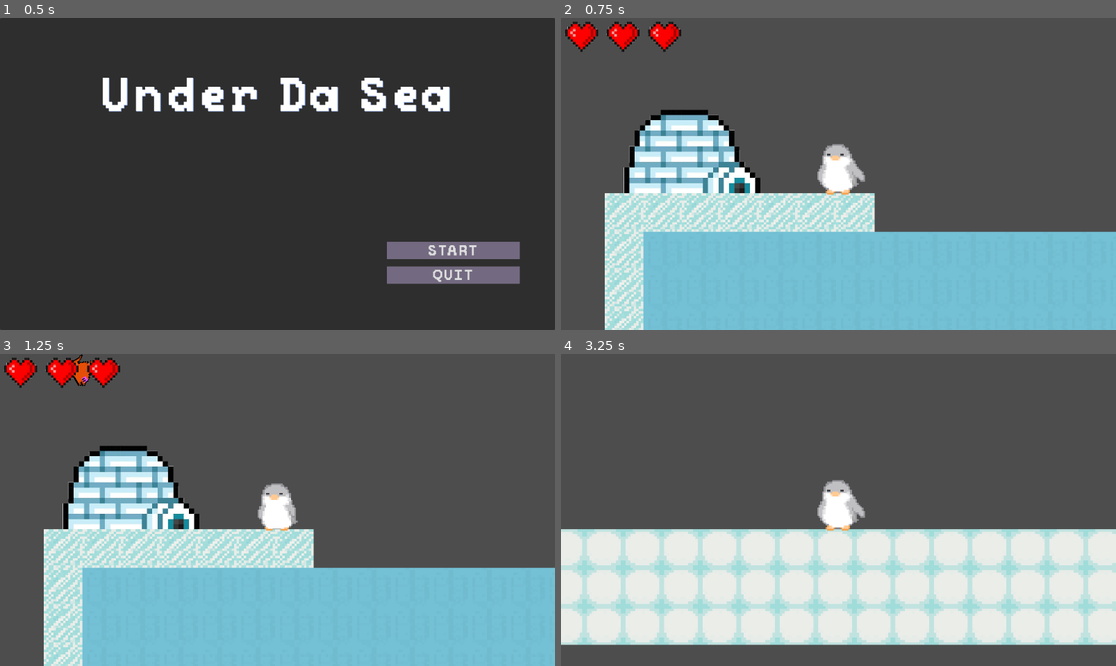
Above: before the commit, frames 1-4 (two rows, left to right).
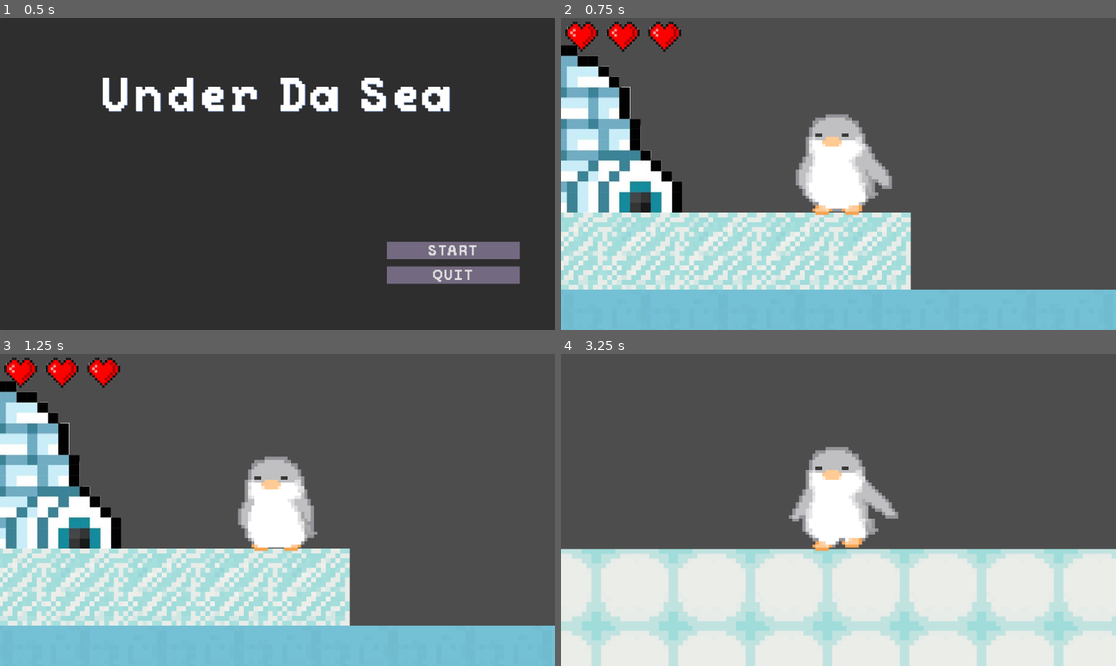
Above: after the commit, the same moments.

Repository: Jesuscanwalk/Under-da-sea
Game: Godot game, scene res://menus/main menu.tscn
Two runs of this game, one before a commit and one after it. Both use one fixed random seed, a clock stepped at 60 frames per second and the inputs below. The project has no main scene, so this scene is started directly. The engine's default icon, where the game draws it, is replaced by a stand-in: a white triangle on a blue panel in a dark square.
Inputs:
- Up to frame 1 (0.5 s): no input
- Up to frame 2 (0.75 s): click "START" at 0.5 s
- Up to frame 3 (1.25 s): no input
- Up to frame 4 (3.25 s): hold E (interact) 1.28-2.03 s; hold D (right) 1.28-2.78 s; tap Space (jump) at 1.52, 2.27 s; tap E (interact) at 2.1 s; hold A (left) from 2.78 s (still down); hold E (interact) from 2.78 s (still down)

Frame 1 is identical in both runs. In frame 2, 39% of the frame differs, in the area x 0-100%, y 8-100%; in frame 3, 38%; in frame 4, 33%.

Commit message:
made wife

Diff:
--- a/under-da-sea/inside.tscn
+++ b/under-da-sea/inside.tscn
@@ -1,7 +1,8 @@
-[gd_scene load_steps=5 format=4 uid="uid://c5t2puvctstfo"]
+[gd_scene load_steps=6 format=4 uid="uid://c5t2puvctstfo"]
 
 [ext_resource type="Texture2D" uid="uid://b7b25hc2d8itu" path="res://map/Lands2.png" id="1_sl7cx"]
 [ext_resource type="PackedScene" uid="uid://cx3yaof1y7gcr" path="res://player/player.tscn" id="2_3bu1u"]
+[ext_resource type="PackedScene" uid="uid://bbb3hbjvo0qkd" path="res://wife.tscn" id="3_0ytvr"]
 
 [sub_resource type="TileSetAtlasSource" id="TileSetAtlasSource_xvacm"]
 texture = ExtResource("1_sl7cx")
@@ -27,7 +28,7 @@
 tile_set = SubResource("TileSet_wrhrr")
 
 [node name="Player" parent="." instance=ExtResource("2_3bu1u")]
-position = Vector2(579, 235)
+position = Vector2(364, 246)
 
-[node name="Camera2D" type="Camera2D" parent="Player"]
-zoom = Vector2(5, 5)
+[node name="wife" parent="." instance=ExtResource("3_0ytvr")]
+position = Vector2(314, 234)
--- a/under-da-sea/player/player.tscn
+++ b/under-da-sea/player/player.tscn
@@ -129,8 +129,7 @@
 position = Vector2(-2, -7)
 scale = Vector2(0.0859375, 0.084375)
 sprite_frames = SubResource("SpriteFrames_atc6j")
-animation = &"swim"
-frame_progress = 0.239406
+animation = &"run"
 
 [node name="CollisionShape2D" type="CollisionShape2D" parent="."]
 shape = SubResource("CircleShape2D_xuwma")
@@ -144,5 +143,8 @@
 [node name="CollisionShape2D" type="CollisionShape2D" parent="HurtBox"]
 shape = SubResource("CircleShape2D_xuwma")
 
+[node name="Camera2D" type="Camera2D" parent="."]
+zoom = Vector2(10, 10)
+
 [connection signal="water_state_changed" from="WaterDetection" to="." method="_on_water_detection_water_state_changed"]
 [connection signal="area_entered" from="HurtBox" to="." method="_on_hurt_box_area_entered"]
--- a/under-da-sea/test.tscn
+++ b/under-da-sea/test.tscn
@@ -40,13 +40,9 @@
 [node name="Player" parent="." instance=ExtResource("1_pjuui")]
 position = Vector2(225, 324)
 
-[node name="Camera2D" type="Camera2D" parent="Player"]
-zoom = Vector2(5, 5)
-
 [node name="CanvasLayer" type="CanvasLayer" parent="."]
 
 [node name="PauseMenu" parent="CanvasLayer" instance=ExtResource("3_2encr")]
-visible = false
 
 [node name="HeartsContainer" parent="CanvasLayer" instance=ExtResource("6_ascy7")]
 
--- /dev/null
+++ b/under-da-sea/wife.tscn
@@ -0,0 +1,15 @@
+[gd_scene load_steps=3 format=3 uid="uid://bbb3hbjvo0qkd"]
+
+[ext_resource type="Texture2D" uid="uid://bepixin1g1hga" path="res://player/penguin.png" id="1_6cnam"]
+
+[sub_resource type="CircleShape2D" id="CircleShape2D_tfgxt"]
+radius = 22.0907
+
+[node name="wife" type="Area2D"]
+
+[node name="Sprite2D" type="Sprite2D" parent="."]
+scale = Vector2(0.1125, 0.1125)
+texture = ExtResource("1_6cnam")
+
+[node name="CollisionShape2D" type="CollisionShape2D" parent="."]
+shape = SubResource("CircleShape2D_tfgxt")
